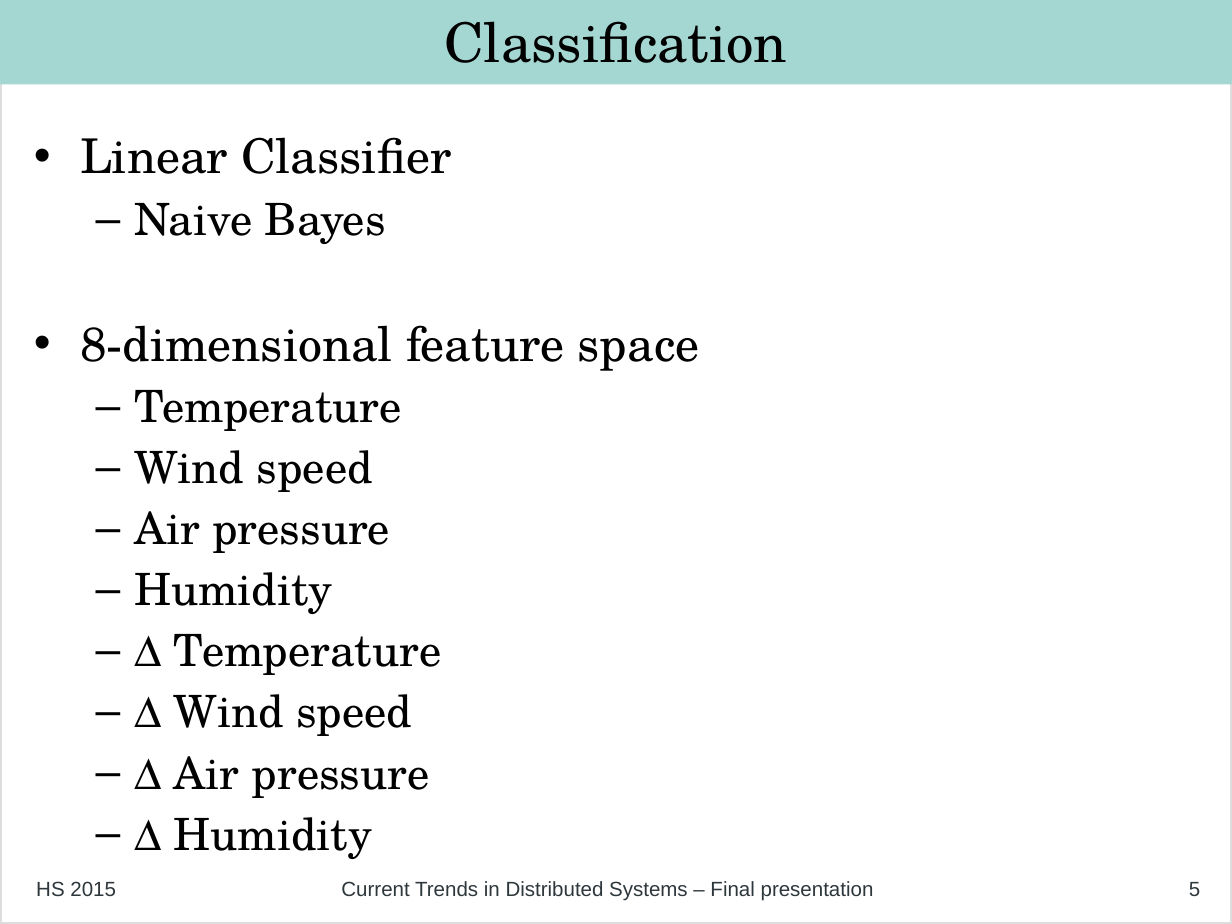
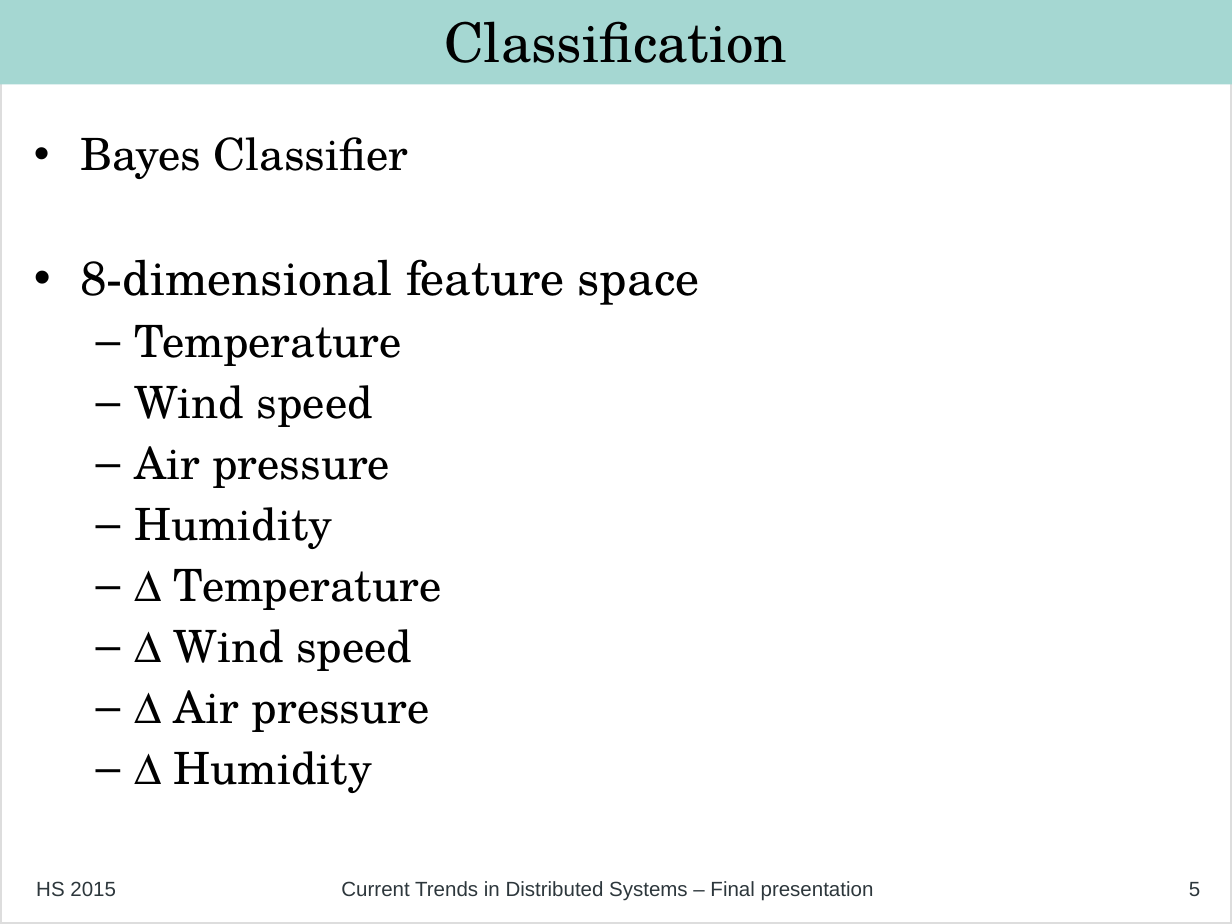
Before and after one commit to philipp-oldenburg/ctds-storm, a slide deck: slide 5 of Project-Weather-Station/FinalPresentation/Final Presentation - Simon.odp. Drawn at 1232x924 pixels with LibreOffice and Linux fonts; fonts in the diff are those of the drawing. Boxes give left, top, right and bottom in pixels: in the first picture for what was removed or moved away, otherwise in the second. Text is boxed around its words. In the diff, an @@ line names an element or a change of style, - is before the commit and + after.

```diff
--- a/Project-Weather-Station/FinalPresentation/Final Presentation - Simon.odp
+++ b/Project-Weather-Station/FinalPresentation/Final Presentation - Simon.odp
@@ text at (80, 137, 408, 179): text changed; size 28 to 26 pt @@
-• Linear Classifier
-  – Naive Bayes
+• Bayes Classifier
```
Also in this commit, not shown: 2 other slides changed, 1 slide added.
